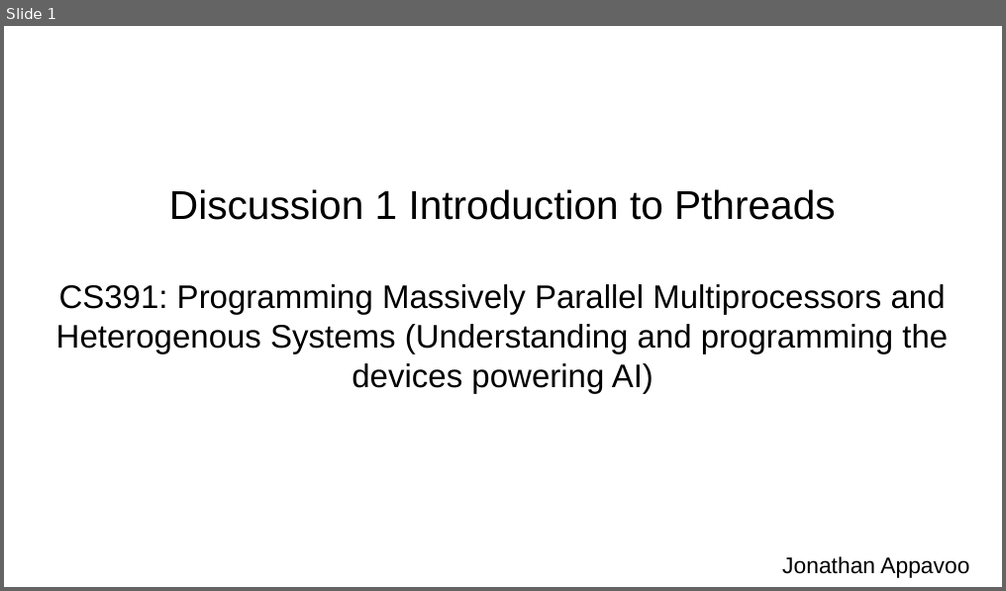
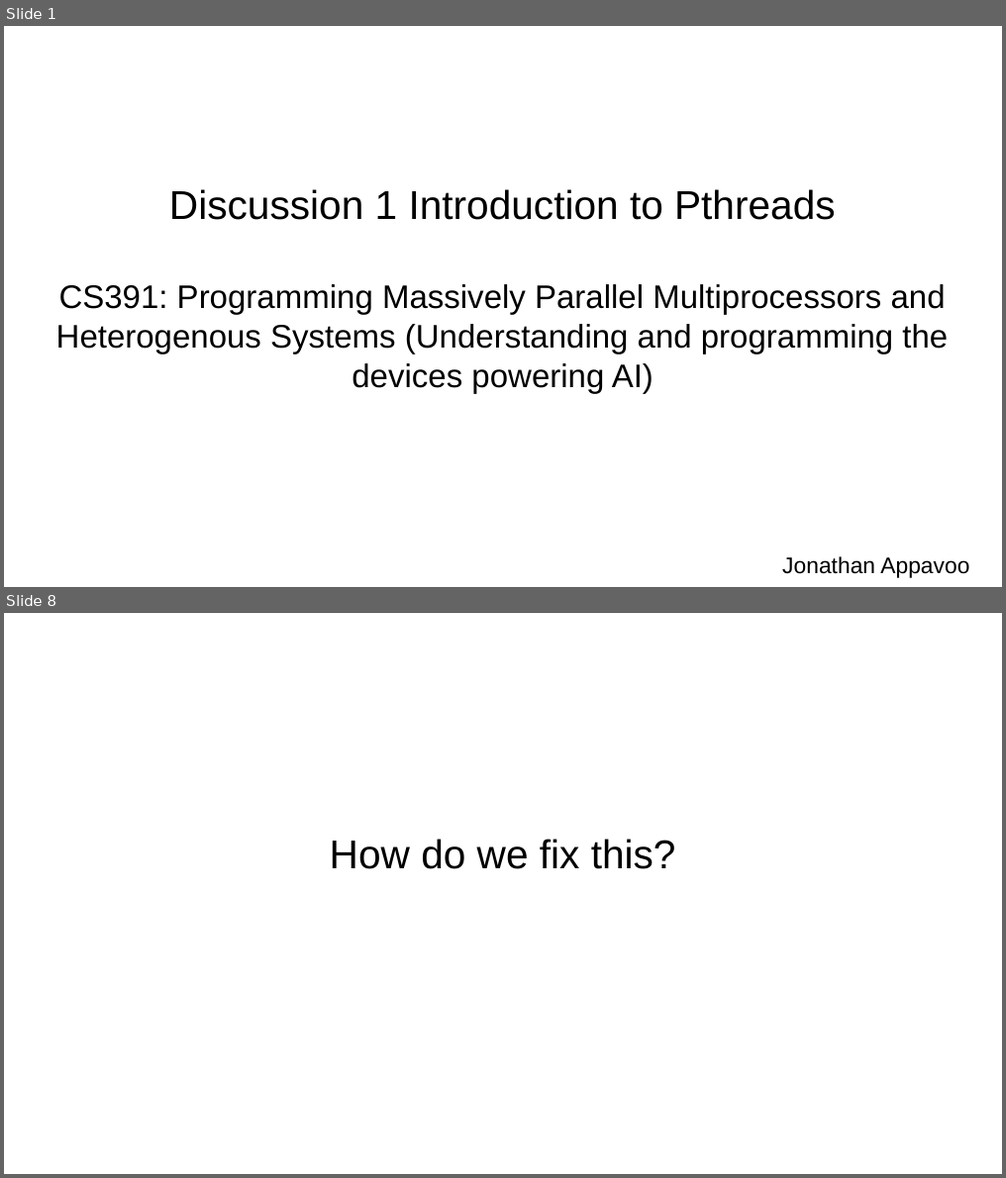
Before and after one commit to jappavoo/cudasudawuda, a slide deck: content/part1/disc0/slides.odp. Shown one above the other, each under a label of ours: slide 1 before the commit, slides 1 and 8 after it; the slides between them are not shown. The pictures are 1006x591 and 1006x1178 pixels, drawn with LibreOffice and Linux fonts; fonts in the diff are those of the drawing. Boxes give left, top, right and bottom in pixels: in the first picture for what was removed or moved away, otherwise in the second. Text is boxed around its words. In the diff, an @@ line names an element or a change of style, - is before the commit and + after.

```diff
--- a/content/part1/disc0/slides.odp
+++ b/content/part1/disc0/slides.odp
@@ slide 8 added at <box>4,613,1002,1174</box>, background #FFFFFF @@
@@ subtitle added at <box>330,839,676,869</box>, 32 pt, text #000000 @@
+How do we fix this?
```
Also in this commit, not shown: 2 slides changed, 22 other slides added.
